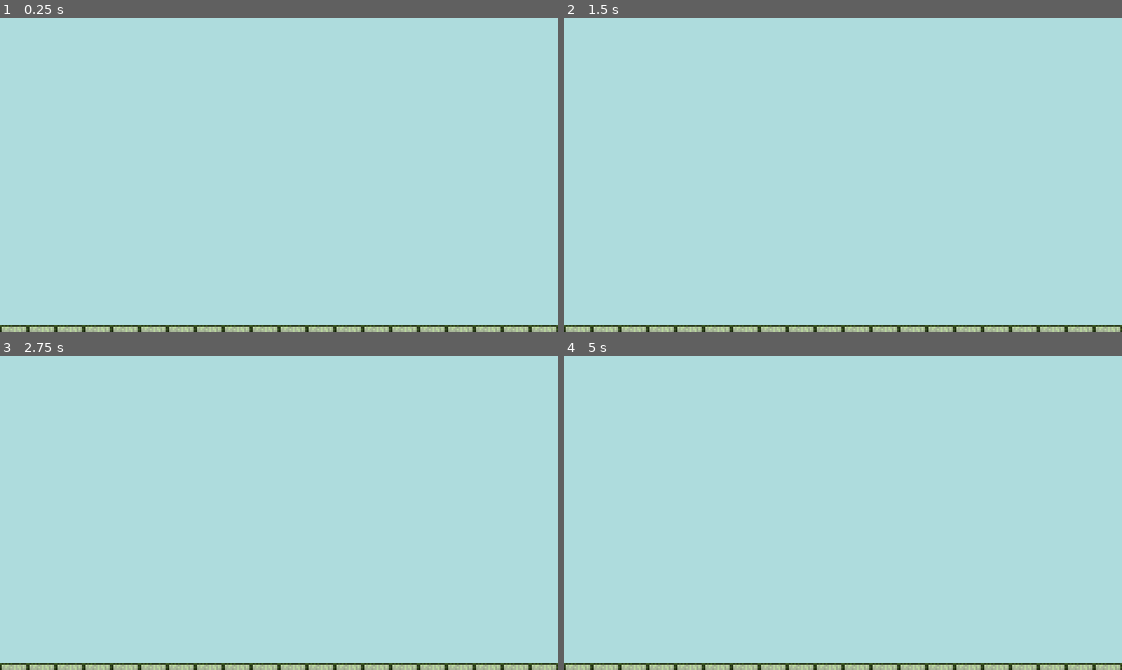
Above: before the commit, frames 1-4 (two rows, left to right).
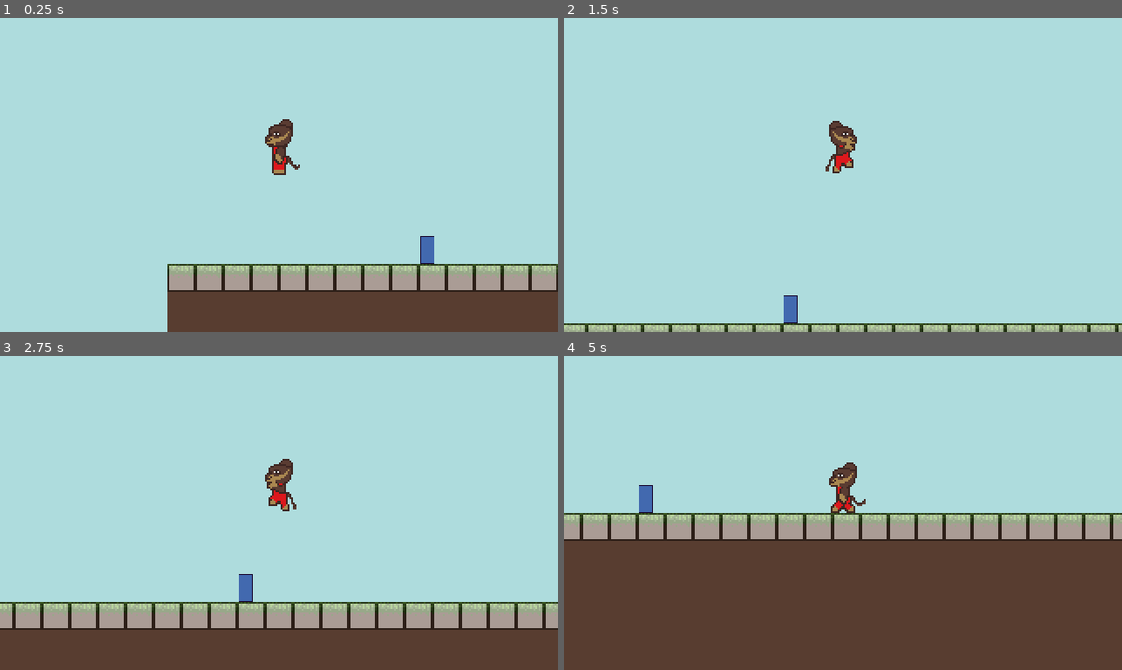
Above: after the commit, the same moments.

Repository: ColeWarden/trex_project
Game: Godot game, scene res://scenes/World.tscn
The game is run twice, just before and just after one commit, with the same random seed, the same clock (stepped at 60 frames per second) and the same inputs.
Inputs:
- Up to frame 1 (0.25 s): no input
- Up to frame 2 (1.5 s): hold Space (space, bound only after the commit) 0.53-1.28 s; hold D (move_right, bound only before the commit) from 0.53 s (still down); tap Space (space, bound only after the commit) at 1.35 s
- Up to frame 3 (2.75 s): release D (move_right, bound only before the commit) at 2.03 s; hold A (move_left, bound only before the commit) from 2.03 s (still down); hold Space (space, bound only after the commit) from 2.03 s (still down)
- Up to frame 4 (5 s): release A (move_left, bound only before the commit) at 2.78 s; release Space (space, bound only after the commit) at 2.78 s; hold D (move_right, bound only before the commit) 2.78-4.28 s; tap Space (space, bound only after the commit) at 2.85, 4.35 s; hold Space (space, bound only after the commit) 3.53-4.28 s; hold A (move_left, bound only before the commit) from 4.28 s (still down)

The runs differ from the first frame. In frame 1, 17% of the frame differs, in the area x 0-100%, y 32-100%; in frame 2, 2.6%; in frame 3, 22%; in frame 4, 51%, in the area x 0-100%, y 33-100%.

Commit message:
fixed player movement, added interactables
added input and output interactables,
added double jump
added fix collision bug clipping through tiles,
added debug output to input in editor

Diff:
--- a/project.godot
+++ b/project.godot
@@ -7,6 +7,46 @@
 ;   param=value ; assign values to parameters
 
 config_version=4
+
+_global_script_classes=[ {
+"base": "InputInteractable",
+"class": "Door",
+"language": "GDScript",
+"path": "res://scenes/interactables/door/door.gd"
+}, {
+"base": "Interactable",
+"class": "InputInteractable",
+"language": "GDScript",
+"path": "res://scenes/interactables/input_interactable.gd"
+}, {
+"base": "Node2D",
+"class": "Interactable",
+"language": "GDScript",
+"path": "res://scenes/interactables/interactable.gd"
+}, {
+"base": "OutputInteractable",
+"class": "Lever",
+"language": "GDScript",
+"path": "res://scenes/interactables/lever/lever.gd"
+}, {
+"base": "Interactable",
+"class": "OutputInteractable",
+"language": "GDScript",
+"path": "res://scenes/interactables/output_interactable.gd"
+}, {
+"base": "KinematicBody2D",
+"class": "Player",
+"language": "GDScript",
+"path": "res://scenes/player/player.gd"
+} ]
+_global_script_class_icons={
+"Door": "",
+"InputInteractable": "",
+"Interactable": "",
+"Lever": "",
+"OutputInteractable": "",
+"Player": ""
+}
 
 [application]
 
@@ -57,18 +97,30 @@
 
 [input]
 
-move_left={
+a={
 "deadzone": 0.5,
 "events": [ Object(InputEventKey,"resource_local_to_scene":false,"resource_name":"","device":0,"alt":false,"shift":false,"control":false,"meta":false,"command":false,"pressed":false,"scancode":65,"physical_scancode":0,"unicode":0,"echo":false,"script":null)
-, Object(InputEventJoypadMotion,"resource_local_to_scene":false,"resource_name":"","device":0,"axis":0,"axis_value":-1.0,"script":null)
  ]
 }
-move_right={
+d={
 "deadzone": 0.5,
 "events": [ Object(InputEventKey,"resource_local_to_scene":false,"resource_name":"","device":0,"alt":false,"shift":false,"control":false,"meta":false,"command":false,"pressed":false,"scancode":68,"physical_scancode":0,"unicode":0,"echo":false,"script":null)
-, Object(InputEventJoypadMotion,"resource_local_to_scene":false,"resource_name":"","device":0,"axis":0,"axis_value":1.0,"script":null)
  ]
 }
+space={
+"deadzone": 0.5,
+"events": [ Object(InputEventKey,"resource_local_to_scene":false,"resource_name":"","device":0,"alt":false,"shift":false,"control":false,"meta":false,"command":false,"pressed":false,"scancode":32,"physical_scancode":0,"unicode":0,"echo":false,"script":null)
+ ]
+}
+
+[layer_names]
+
+2d_render/layer_1="collision"
+2d_render/layer_2="hurt"
+2d_render/layer_3="interact"
+2d_physics/layer_1="collision"
+2d_physics/layer_2="hurt"
+2d_physics/layer_3="interact"
 
 [physics]
 
--- a/scenes/World.tscn
+++ b/scenes/World.tscn
@@ -6,6 +6,8 @@
 [ext_resource path="res://resources/tiles/muc.png" type="Texture" id=4]
 [ext_resource path="res://resources/tiles/dirt.png" type="Texture" id=5]
 [ext_resource path="res://resources/tiles/grass.png" type="Texture" id=6]
+[ext_resource path="res://scenes/interactables/lever/Lever.tscn" type="PackedScene" id=7]
+[ext_resource path="res://scenes/interactables/door/Door.tscn" type="PackedScene" id=8]
 
 [sub_resource type="TileSet" id=8]
 1/name = "example.png 1"
@@ -168,6 +170,7 @@
 [node name="TileMap" type="TileMap" parent="."]
 tile_set = SubResource( 8 )
 cell_size = Vector2( 16, 16 )
+collision_layer = 0
 collision_mask = 0
 format = 1
 tile_data = PoolIntArray( 720896, 3, 0, 720897, 3, 0, 720898, 3, 0, 720899, 3, 0, 720900, 3, 0, 720901, 3, 0, 720902, 3 …(6727 unchanged characters)…
@@ -194,3 +197,11 @@
 margin_right = 1607.0
 margin_bottom = 457.0
 color = Color( 0.686275, 0.866667, 0.870588, 1 )
+
+[node name="Lever" parent="." instance=ExtResource( 7 )]
+position = Vector2( 149, 168 )
+output_key = "apple"
+
+[node name="Door" parent="." instance=ExtResource( 8 )]
+position = Vector2( 276, 134 )
+input_key = "apple"
--- /dev/null
+++ b/scenes/areas/InteractArea.tscn
@@ -0,0 +1,18 @@
+[gd_scene load_steps=3 format=2]
+
+[sub_resource type="GDScript" id=2]
+script/source = "extends Area2D
+
+func _ready() -> void:
+	pass # Replace with function body.
+"
+
+[sub_resource type="CircleShape2D" id=1]
+
+[node name="InteractArea" type="Area2D"]
+collision_layer = 0
+collision_mask = 4
+script = SubResource( 2 )
+
+[node name="CollisionShape2D" type="CollisionShape2D" parent="."]
+shape = SubResource( 1 )
--- /dev/null
+++ b/scenes/areas/InteractableArea.tscn
@@ -0,0 +1,10 @@
+[gd_scene load_steps=2 format=2]
+
+[sub_resource type="CircleShape2D" id=1]
+
+[node name="InteractableArea" type="Area2D"]
+collision_layer = 4
+collision_mask = 0
+
+[node name="CollisionShape2D" type="CollisionShape2D" parent="."]
+shape = SubResource( 1 )
--- /dev/null
+++ b/scenes/interactables/door/Door.tscn
@@ -0,0 +1,8 @@
+[gd_scene load_steps=2 format=2]
+
+[ext_resource path="res://scenes/interactables/door/door.gd" type="Script" id=1]
+
+[node name="Node2D" type="Node2D"]
+script = ExtResource( 1 )
+
+[node name="Sprite" type="Sprite" parent="."]
--- /dev/null
+++ b/scenes/interactables/door/door.gd
@@ -0,0 +1,7 @@
+tool
+extends InputInteractable
+class_name Door
+
+
+func _ready() -> void:
+	pass # Replace with function body.
--- /dev/null
+++ b/scenes/interactables/input_interactable.gd
@@ -0,0 +1,17 @@
+class_name InputInteractable
+extends Interactable
+
+"""
+Input interactable recieve key from Output interactable; is used for doors, platforms, etc...
+"""
+
+export(String) var input_key: String
+
+
+func _ready() -> void:
+	add_to_group(input_key)
+
+
+# Override, called by output_interactables
+func receive_active(_value)-> void:
+	pass
--- /dev/null
+++ b/scenes/interactables/interactable.gd
@@ -0,0 +1,9 @@
+tool
+class_name Interactable
+extends Node2D
+
+
+onready var sprite: Sprite = $Sprite
+
+func set_sprite_frame(frame: int)-> void:
+	sprite.frame = frame
--- /dev/null
+++ b/scenes/interactables/lever/Lever.tscn
@@ -0,0 +1,15 @@
+[gd_scene load_steps=4 format=2]
+
+[ext_resource path="res://scenes/interactables/lever/lever.gd" type="Script" id=1]
+[ext_resource path="res://resources/player.png" type="Texture" id=2]
+[ext_resource path="res://scenes/areas/InteractableArea.tscn" type="PackedScene" id=3]
+
+[node name="Lever" type="Node2D"]
+script = ExtResource( 1 )
+
+[node name="InteractableArea" parent="." instance=ExtResource( 3 )]
+
+[node name="Sprite" type="Sprite" parent="."]
+scale = Vector2( 0.5, 0.5 )
+texture = ExtResource( 2 )
+hframes = 2
--- /dev/null
+++ b/scenes/interactables/lever/lever.gd
@@ -0,0 +1,11 @@
+tool
+extends OutputInteractable
+class_name Lever
+
+
+func set_active(value)-> void:
+	.set_active(value)
+	if value:
+		set_sprite_frame(1)
+	else:
+		set_sprite_frame(0)
--- /dev/null
+++ b/scenes/interactables/output_interactable.gd
@@ -0,0 +1,69 @@
+tool
+class_name OutputInteractable
+extends Interactable
+
+"""
+Output interactable sends key to Input interactable; is used for levers, buttons, etc...
+"""
+
+export(String) var output_key: String
+
+onready var interactableArea: Area2D = $InteractableArea
+
+func _ready() -> void:
+	._ready()
+	var _err = interactableArea.connect("area_entered", self, "interact_area_entered")
+	_err = interactableArea.connect("area_exited", self, "interact_area_entered")
+	yield(get_tree(), "idle_frame")
+	update()
+
+# Override, called by interact Area (aka player)
+# (Player flips lever)
+func set_active(_value)-> void:
+	call_active(_value)
+
+
+# Calls input interacle's receive_active
+# (Lever activates input interactable's recieve_active)
+func call_active(value)-> void:
+	var inputs: Array = get_input_interactables(output_key)
+	for input in inputs:
+		input.receive_active(value)
+
+
+# Returns array of interactable with input_key == this node's output_key
+func get_input_interactables(group_name: String)-> Array:
+	return get_tree().get_nodes_in_group(group_name)
+
+
+# Takes in an area node (preferably a interact.tscn node)
+func _is_player(area: Area2D)-> bool:
+	return area.get_parent() is Player
+
+
+# If player collides with this object
+func interact_area_entered(area: Area2D) -> void:
+	if _is_player(area):
+		set_active(true)
+
+
+# If player leaves this object collision
+func interact_area_exited(area: Area2D) -> void:
+	if _is_player(area):
+		set_active(false)
+
+
+func _draw():
+	if Engine.editor_hint:
+		var inputs: Array = get_input_interactables(output_key)
+		for input in inputs:
+			var local_pos: Vector2 = input.global_position - global_position
+			var local_mid_pos: Vector2 = local_pos / 2.0
+			var lines = PoolVector2Array([local_pos, local_mid_pos])
+			var colors = PoolColorArray([Color.red, Color.green])
+			var width: float = 2.0
+			draw_line(Vector2.ZERO, local_mid_pos, Color.red, width)
+			draw_line(local_mid_pos, local_pos, Color.green, width)
+
+			#draw_line(Vector2.ZERO, local_pos, Color.black, 1.3)
+			#draw_circle(local_pos, 3.0, Color.black)
--- a/scenes/player/Player.tscn
+++ b/scenes/player/Player.tscn
@@ -1,11 +1,12 @@
-[gd_scene load_steps=9 format=2]
+[gd_scene load_steps=10 format=2]
 
 [ext_resource path="res://resources/player/eddy.png" type="Texture" id=1]
 [ext_resource path="res://scenes/player/player.gd" type="Script" id=2]
 [ext_resource path="res://scenes/areas/HitArea.tscn" type="PackedScene" id=3]
+[ext_resource path="res://scenes/areas/InteractArea.tscn" type="PackedScene" id=4]
 
-[sub_resource type="RectangleShape2D" id=1]
-extents = Vector2( 5, 12 )
+[sub_resource type="CircleShape2D" id=6]
+radius = 6.0
 
 [sub_resource type="Animation" id=2]
 length = 0.001
@@ -81,8 +82,8 @@
 vframes = 2
 
 [node name="CollisionShape2D" type="CollisionShape2D" parent="."]
-position = Vector2( 0, -12 )
-shape = SubResource( 1 )
+position = Vector2( 0, -6 )
+shape = SubResource( 6 )
 
 [node name="Camera2D" type="Camera2D" parent="."]
 current = true
@@ -95,3 +96,12 @@
 
 [node name="HitArea" parent="." instance=ExtResource( 3 )]
 position = Vector2( 0, -11 )
+
+[node name="InteractArea" parent="." instance=ExtResource( 4 )]
+position = Vector2( 0, -11 )
+
+[node name="DoubleJumpTimer" type="Timer" parent="."]
+
+[connection signal="timeout" from="DoubleJumpTimer" to="." method="_DoubleJumpTimer_timeout"]
+
+[editable path="InteractArea"]
--- a/scenes/player/player.gd
+++ b/scenes/player/player.gd
@@ -1,3 +1,4 @@
+class_name Player
 extends KinematicBody2D
 
 enum ANIM {
@@ -12,61 +13,109 @@
 
 const HORZ_VELOCITY = 1.0
 const JUMP_VELOCITY = 9.0
+const DOUBLE_JUMP_COOLDOWN = 0.5
 
 var controller_id: int = -1 setget set_controller_id
 var velocity: Vector2 = Vector2.ZERO
 var gravity: float = 0.5
 var friction: float = 300.0
 var animation_state: int = ANIM.IDLE
-
+var jump_button_held: bool = false
+var double_jump_ready: bool = false
 
 onready var sprite: Sprite = $Sprite
 onready var collisionShape2D: CollisionShape2D = $CollisionShape2D
 onready var animationPlayer: AnimationPlayer = $AnimationPlayer
+onready var jumpTimer: Timer = $DoubleJumpTimer
 
 func _ready() -> void:
-	set_process(false)
 	animationPlayer.playback_speed = 10.0
 
 
 func set_controller_id(value: int)-> void:
 	controller_id = value
-	set_process(controller_id != -1)
 
 
 func _process(delta: float) -> void:
 	# Horz Movement
-	var horz_dir: float = Input.get_joy_axis(controller_id, JOY_ANALOG_LX)
+	velocity.x = _calculate_horz_movement(velocity.x, delta)
+
+	# Vert Movement
+	velocity.y = _calculate_jump_movement(velocity.y)
+
+	var clamped_x: float = clamp(velocity.x, -MAX_HORZ_VELOCITY, MAX_HORZ_VELOCITY)
+	var clamped_y: float = clamp(velocity.y, -MAX_JUMP_VELOCITY, MAX_JUMP_VELOCITY)
+	velocity = Vector2(clamped_x, clamped_y)
+	velocity = move_and_slide(velocity, Vector2.UP, true)
+	global_position += velocity
+
+func _calculate_horz_movement(velocity_x: float, delta: float)-> float:
+	var horz_dir: float = _get_horz_move_input()
 	if abs(horz_dir) < DEAD_ZONE_LIMIT:
 		horz_dir = 0.0
 	if horz_dir != 0.0:
 		if animation_state != ANIM.JUMP:
 			set_animation(ANIM.WALK)
 		sprite.flip_h = horz_dir > 0.0
-		velocity.x += HORZ_VELOCITY * horz_dir
+		velocity_x += HORZ_VELOCITY * horz_dir
 	else:
 		if animation_state != ANIM.JUMP:
 			set_animation(ANIM.IDLE)
-		velocity.x = move_toward(velocity.x, 0.0, friction * delta)
+		velocity_x = move_toward(velocity_x, 0.0, friction * delta)
+	return velocity_x
 
-	if is_on_floor():
+func _calculate_jump_movement(velocity_y: float)-> float:
+	# If jump is ready and B pressed
+	var jumped: bool = _get_jump_input()
+
+	# If not holding jump button, allow player to perform second jump
+	if jump_button_held:
+		if jumped == false:
+			jump_button_held = false
+			double_jump_ready = true
+
+	# If on floor, player jump button is not held
+	# If not on floor, apply gravity
+	var on_floor: bool = is_on_floor()
+	if on_floor:
 		if animation_state == ANIM.JUMP:
 			set_animation(ANIM.IDLE)
+		jump_button_held = false
+	else:
+		velocity_y += gravity
 
-	# Vert Movement
-	# If jump is ready and B pressed
-	if Input.is_joy_button_pressed(controller_id, JOY_XBOX_B) and is_on_floor():
-		set_animation(ANIM.JUMP)
-		velocity.y = -JUMP_VELOCITY
+	# If holding jump key
+	if jumped:
+		if on_floor:
+			# If on floor, double jump is false and jump button is held
+			# Jump
+			double_jump_ready = false
+			jump_button_held = true
+			set_animation(ANIM.JUMP)
+			velocity_y = -JUMP_VELOCITY
+		elif double_jump_ready:
+			# If pressed double rump ready and jumped, double jump
+			double_jump_ready = false
+			set_animation(ANIM.JUMP)
+			velocity_y = -JUMP_VELOCITY
 
-	if !is_on_floor():
-		velocity.y += gravity
+	# If not holding jump and player is moving up, set velocity to 0 and let player fall
+	if !jumped and velocity_y < 0:
+		velocity_y = 0
+	return velocity_y
 
-	var clamped_x: float = clamp(velocity.x, -MAX_HORZ_VELOCITY, MAX_HORZ_VELOCITY)
-	var clamped_y: float = clamp(velocity.y, -MAX_JUMP_VELOCITY, MAX_JUMP_VELOCITY)
-	velocity = Vector2(clamped_x, clamped_y)
-	velocity = move_and_slide(velocity, Vector2.UP, true)
-	global_position += velocity
+func _get_jump_input()-> bool:
+	if controller_id != -1:
+		return Input.is_joy_button_pressed(controller_id, JOY_XBOX_B)
+	else:
+		return Input.is_action_pressed("space")
+
+
+func _get_horz_move_input()-> float:
+	if controller_id != -1:
+		return Input.get_joy_axis(controller_id, JOY_ANALOG_LX)
+	else:
+		return float(Input.is_action_pressed("d")) -  float(Input.is_action_pressed("a"))
 
 
 func set_animation(anim_state: int):
@@ -77,3 +126,7 @@
 		animationPlayer.play("walk")
 	elif animation_state == ANIM.JUMP:
 		animationPlayer.play("jump")
+
+
+func _DoubleJumpTimer_timeout() -> void:
+	double_jump_ready = true
--- a/scenes/world.gd
+++ b/scenes/world.gd
@@ -6,10 +6,15 @@
 
 func _ready() -> void:
 	devices = Input.get_connected_joypads()
-	for device in devices:
+	if devices.empty():
 		var inst: Node2D = packedPlayer.instance()
 		add_child(inst)
-		inst.set_controller_id(device)
+		inst.set_controller_id(-1)
+		inst.global_position = Vector2(64, 64)
+	else:
+		var inst: Node2D = packedPlayer.instance()
+		add_child(inst)
+		inst.set_controller_id(devices[0])
 		inst.global_position = Vector2(64, 64)
 
 
Binary file added: resources/interactables/lever/Lever_Off_Blue.png
Not shown, changed: resources/interactables/lever/Lever_Off_Blue.png.import
Binary file added: resources/interactables/lever/Lever_On_Blue.png
Not shown, added: resources/interactables/lever/Lever_On_Blue.png.import
Binary file removed: resources/player/eddy_side.png
Not shown: 1 places in scenes/World.tscn that only renumber resources
